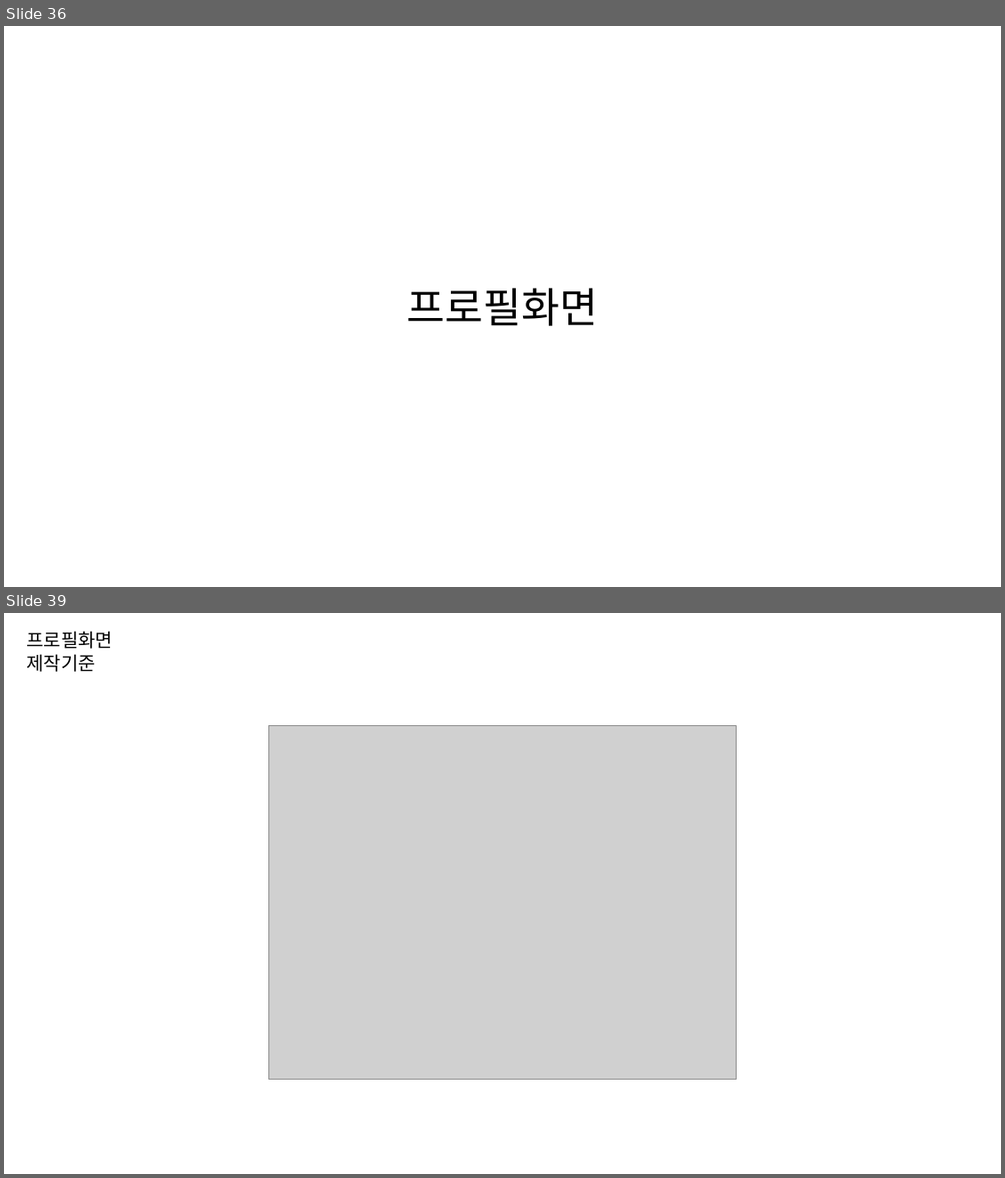
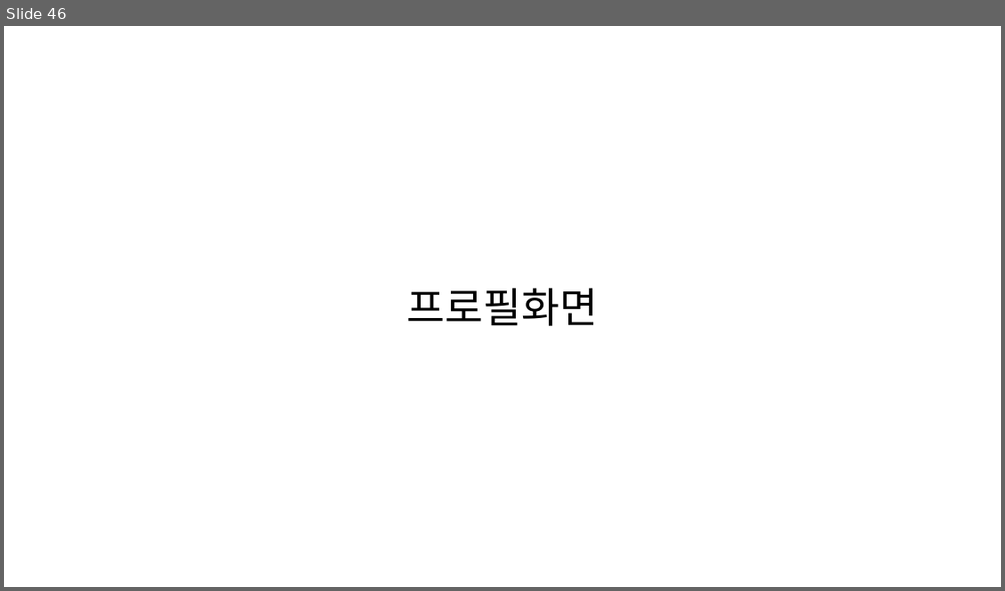
Before and after one commit to byungmeo/CockFit, a slide deck: Documents/4.제작보고서/제작보고서 자료.pptx. Shown one above the other, each under a label of ours: slides 36 and 39 before the commit, slide 46 after it; the slides between them are not shown. The pictures are 1005x1178 and 1005x591 pixels, drawn with LibreOffice and Linux fonts; fonts in the diff are those of the drawing; grey boxes stand for pictures. Boxes give left, top, right and bottom in pixels: in the first picture for what was removed or moved away, otherwise in the second. Text is boxed around its words. In the diff, an @@ line names an element or a change of style, - is before the commit and + after.

Commit message:
제작보고서자료업데이트 / 레시피해시태그표시 / 나만의레시피 표시

```diff
--- a/Documents/4.제작보고서/제작보고서 자료.pptx
+++ b/Documents/4.제작보고서/제작보고서 자료.pptx
@@ slide 39 removed at <box>4,613,1001,1174</box>, background #FFFFFF @@
@@ text removed at <box>26,631,113,672</box> @@
-프로필화면
-제작기준
@@ picture removed at <box>268,726,736,1079</box> @@
@@ what was slide 36 is now slide 46 @@
```
Also in this commit, not shown: 8 slides changed, 10 slides added, 7 other files.
